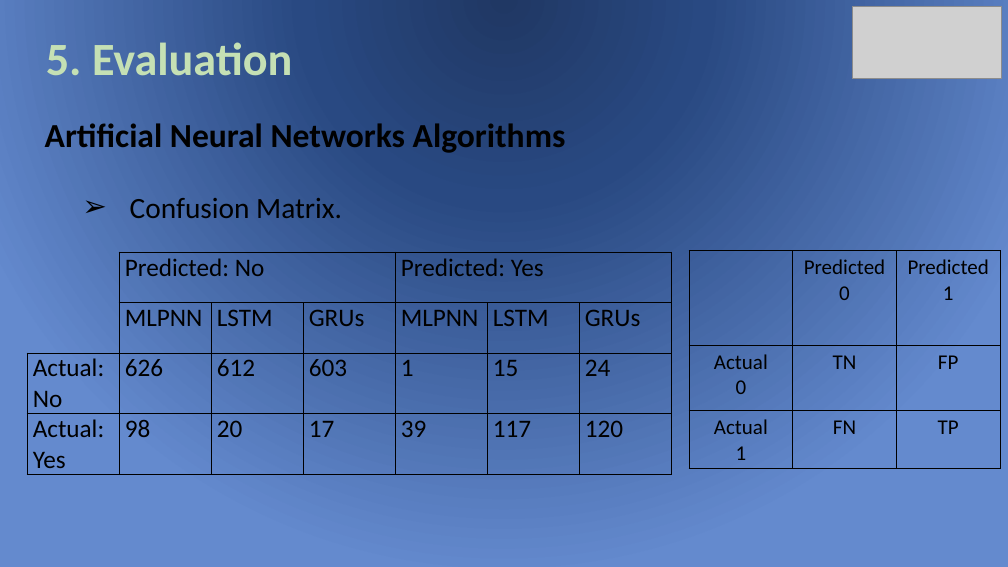
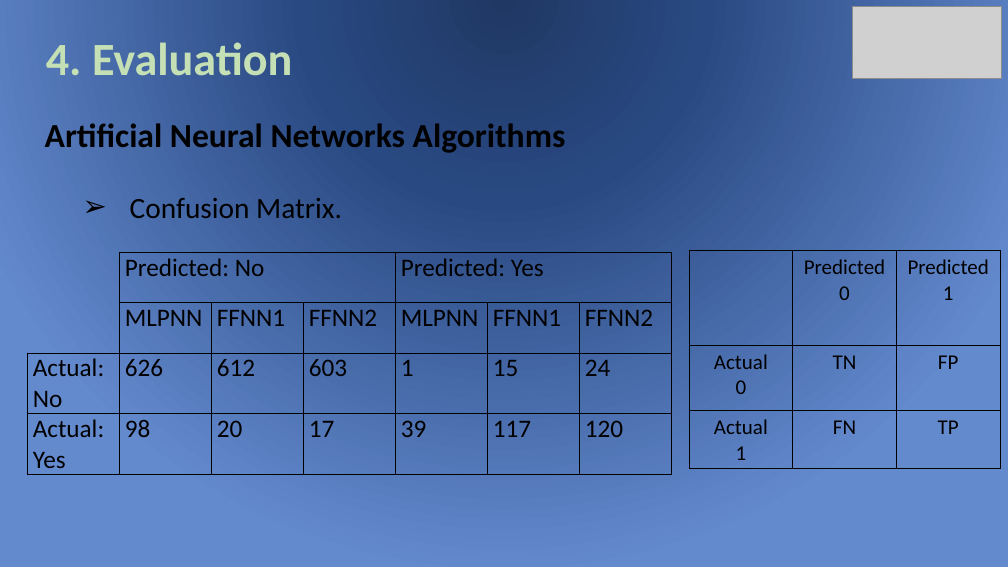
Before and after one commit to baharababah/DIM, a slide deck: slide 34 of DIM_Presentation.pptx (slide 47 before the commit). Drawn at 1008x567 pixels with LibreOffice and Linux fonts; fonts in the diff are those of the drawing; grey boxes stand for pictures. Boxes give left, top, right and bottom in pixels: in the first picture for what was removed or moved away, otherwise in the second. Text is boxed around its words. In the diff, an @@ line names an element or a change of style, - is before the commit and + after.

```diff
--- a/DIM_Presentation.pptx
+++ b/DIM_Presentation.pptx
@@ text at (46,42,292,76): text changed @@
-5. Evaluation
+4. Evaluation
@@ table at (27,253,673,474) @@
-row 2:  | MLPNN | LSTM | GRUs | MLPNN | LSTM | GRUs
+row 2:  | MLPNN | FFNN1 | FFNN2 | MLPNN | FFNN1 | FFNN2
```
Also in this commit, not shown: 49 other slides changed, 13 slides removed, 55 other files.
